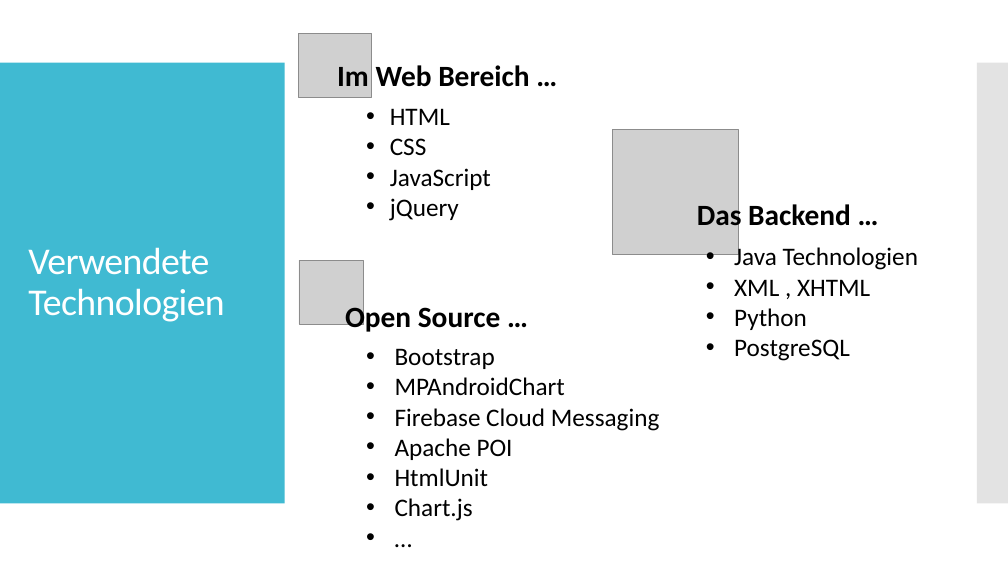
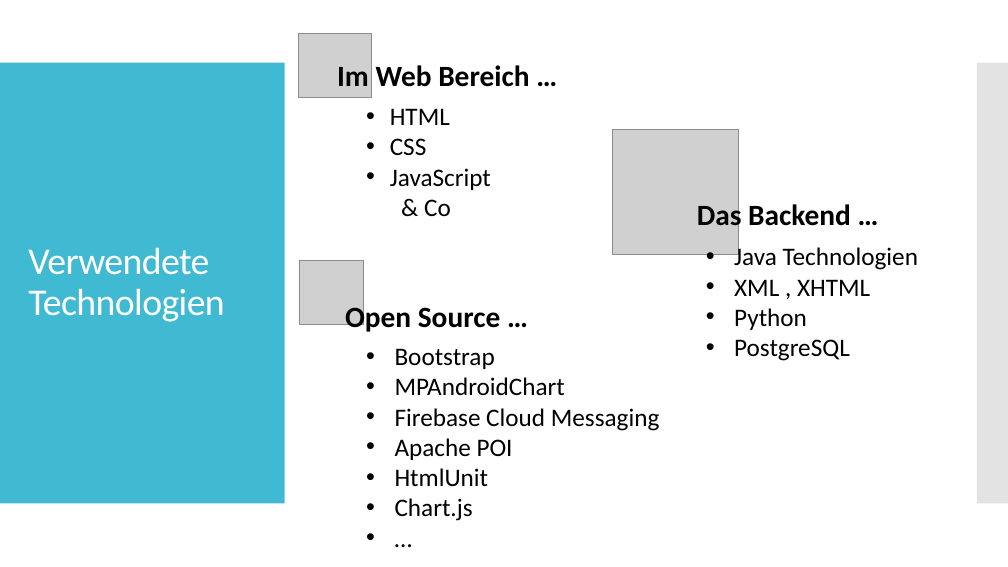
Before and after one commit to SebastianMandl/AEMS, a slide deck: slide 7 of Planung/Praesentationen/Praesentation_Leonding.pptx. Drawn at 1008x567 pixels with LibreOffice and Linux fonts; fonts in the diff are those of the drawing; grey boxes stand for pictures. Boxes give left, top, right and bottom in pixels: in the first picture for what was removed or moved away, otherwise in the second. Text is boxed around its words. In the diff, an @@ line names an element or a change of style, - is before the commit and + after.

```diff
--- a/Planung/Praesentationen/Praesentation_Leonding.pptx
+++ b/Planung/Praesentationen/Praesentation_Leonding.pptx
@@ text at bbox=[390, 168, 491, 216]: text changed @@
-• JavaScript
-• jQuery
+• JavaScript
+  & Co
```
Also in this commit, not shown: 1 other slide changed.
